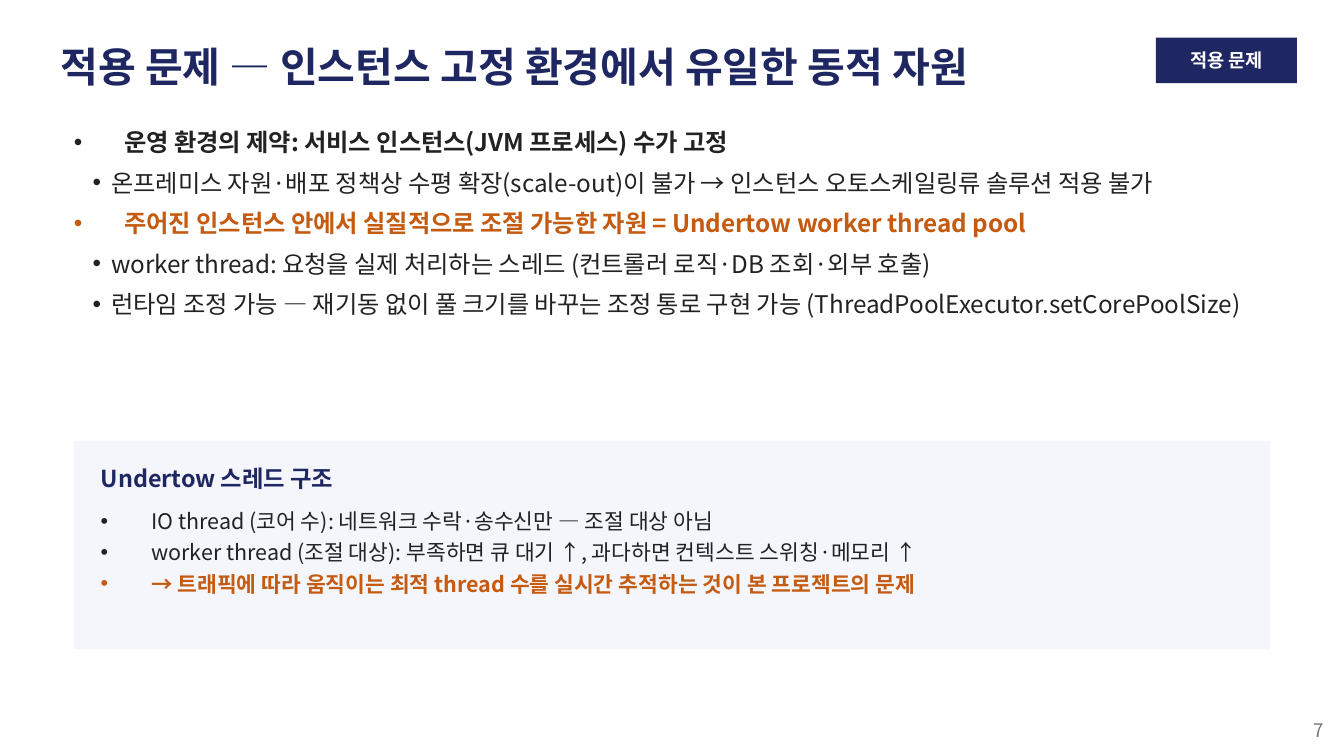
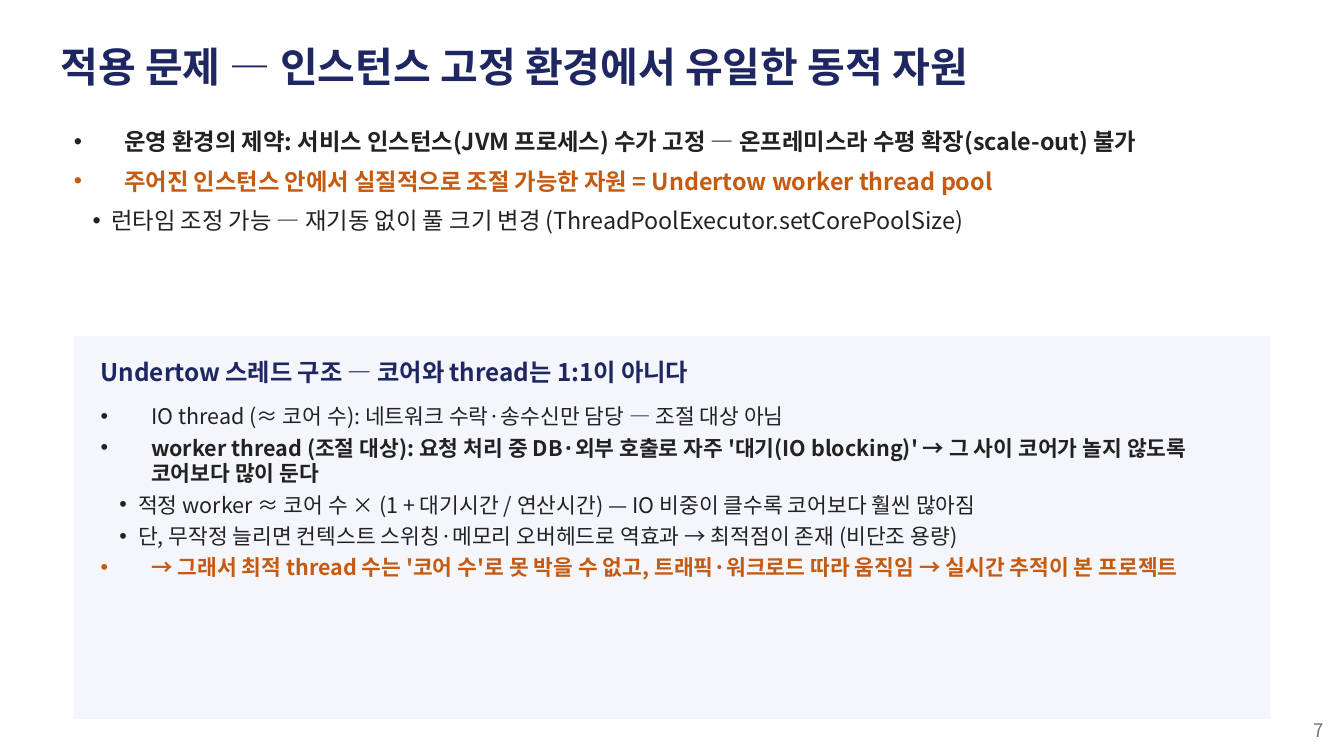
Before and after one commit to zzangdol1029/reinforce, a slide deck: slide 8 of autoscaling-rl/autoscaling_rl_발표.pptx (slide 7 before the commit). Drawn at 1344x756 pixels with LibreOffice and Linux fonts; fonts in the diff are those of the drawing. Boxes give left, top, right and bottom in pixels: in the first picture for what was removed or moved away, otherwise in the second. Text is boxed around its words. In the diff, an @@ line names an element or a change of style, - is before the commit and + after.

```diff
--- a/autoscaling-rl/autoscaling_rl_발표.pptx
+++ b/autoscaling-rl/autoscaling_rl_발표.pptx
@@ rectangle removed at [1156,38,1297,83] @@
@@ text removed at [1190,51,1263,69] @@
-적용 문제
@@ text at [124,130,1137,155]: text changed; size 13 to 12.5 pt; bold on @@
-• 운영 환경의 제약: 서비스 인스턴스(JVM 프로세스) 수가 고정
-  • 온프레미스 자원·배포 정책상 수평 확장(scale-out)이 불가 → 인스턴스 오토스케일링류 솔루션 적용 불가
+• 운영 환경의 제약: 서비스 인스턴스(JVM 프로세스) 수가 고정 — 온프레미스라 수평 확장(scale-out) 불가
@@ text at [124,170,993,195]: size 13 to 12.5 pt in "주어진 인스턴스 안에서 실질적으로 조절 가능한 자원 ..." @@
@@ text at [111,209,963,234]: text changed; size 13 to 12.5 pt @@
-  • worker thread: 요청을 실제 처리하는 스레드 (컨트롤러 로직·DB 조회·외부 호출)
-  • 런타임 조정 가능 — 재기동 없이 풀 크기를 바꾸는 조정 통로 구현 가능 (ThreadPoolExecutor.setCorePoolSize)
+  • 런타임 조정 가능 — 재기동 없이 풀 크기 변경 (ThreadPoolExecutor.setCorePoolSize)
@@ rectangle: place and size @@
-rectangle at [74,441,1270,649]
+rectangle at [74,336,1270,719]
@@ text at [101,360,688,383]: text changed; size 12.5 to 13 pt @@
-Undertow 스레드 구조
+Undertow 스레드 구조 — 코어와 thread는 1:1이 아니다
@@ text at [138,406,1186,580]: text changed; bold on @@
-• IO thread (코어 수): 네트워크 수락·송수신만 — 조절 대상 아님
-• worker thread (조절 대상): 부족하면 큐 대기 ↑, 과다하면 컨텍스트 스위칭·메모리 ↑
-• → 트래픽에 따라 움직이는 최적 thread 수를 실시간 추적하는 것이 본 프로젝트의 문제
+• IO thread (≈ 코어 수): 네트워크 수락·송수신만 담당 — 조절 대상 아님
+• worker thread (조절 대상): 요청 처리 중 DB·외부 호출로 자주 '대기(IO blocking)' → 그 사이 코어가 놀지 않도록 코어보다 많이 둔다
+  • 적정 worker ≈ 코어 수 × (1 + 대기시간 / 연산시간) — IO 비중이 클수록 코어보다 훨씬 많아짐
+  • 단, 무작정 늘리면 컨텍스트 스위칭·메모리 오버헤드로 역효과 → 최적점이 존재 (비단조 용량)
+• → 그래서 최적 thread 수는 '코어 수'로 못 박을 수 없고, 트래픽·워크로드 따라 움직임 → 실시간 추적이 본 프로젝트
```
Also in this commit, not shown: 24 other slides changed, 3 slides added, 1 slide removed, 2 other files.
